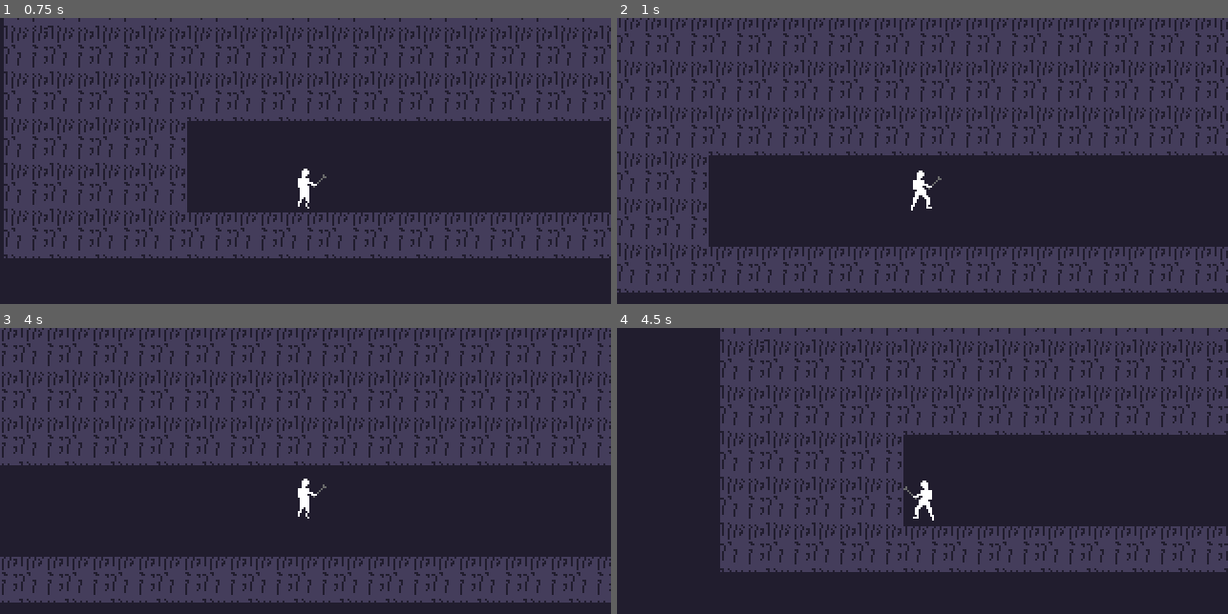
Above: before the commit, frames 1-4 (two rows, left to right).
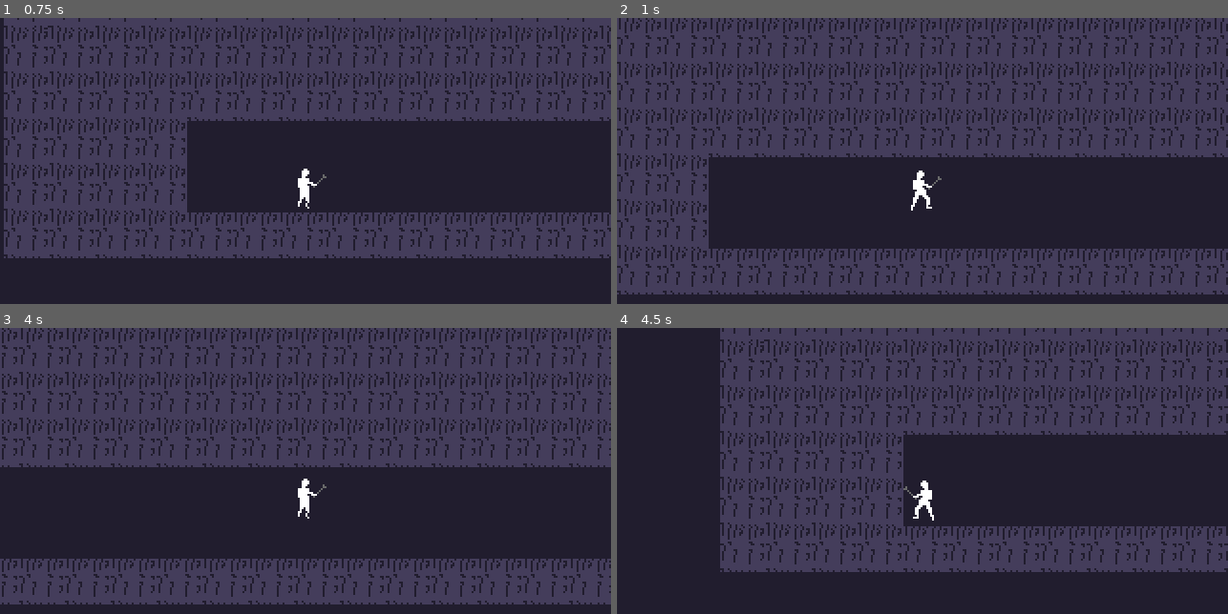
Above: after the commit, the same moments.

Repository: dedekm/ld50
Game: Godot game, scene res://src/Level.tscn
The game is run twice, just before and just after one commit, with the same random seed, the same clock (stepped at 60 frames per second) and the same inputs.
Inputs:
- Up to frame 1 (0.75 s): tap Enter at 0.5 s; hold Right (ui_right) from 0.53 s (still down); tap Space (action) at 0.6 s
- Up to frame 2 (1 s): keep holding Right (ui_right); tap Up (ui_up) at 0.77 s
- Up to frame 3 (4 s): tap Enter at 1.35, 3.6 s; tap Up (ui_up) at 1.52, 3.02, 3.77 s; release Right (ui_right) at 2.03 s; hold Left (ui_left) 2.03-2.78 s; tap R at 2.1 s; tap Space (action) at 2.75, 2.85 s; hold Right (ui_right) from 2.78 s (still down)
- Up to frame 4 (4.5 s): release Right (ui_right) at 4.28 s; hold Left (ui_left) from 4.28 s (still down); tap R at 4.35 s

Frame 1 is identical in both runs. In frame 2, 11% of the frame differs, in the area x 0-100%, y 0-97%; in frame 3, 10%; in frame 4, nothing differs.

Commit message:
player height colision box adjustment

Diff:
--- a/src/Player.tscn
+++ b/src/Player.tscn
@@ -4,7 +4,7 @@
 [ext_resource path="res://assets/hero.png" type="Texture" id=2]
 
 [sub_resource type="RectangleShape2D" id=1]
-extents = Vector2( 10, 12 )
+extents = Vector2( 10, 11.5 )
 
 [sub_resource type="RectangleShape2D" id=2]
 extents = Vector2( 12, 12 )
@@ -38,6 +38,7 @@
 script = ExtResource( 1 )
 
 [node name="CollisionShape2D" type="CollisionShape2D" parent="."]
+position = Vector2( 0, 0.5 )
 shape = SubResource( 1 )
 
 [node name="ActionArea" type="Area2D" parent="."]
